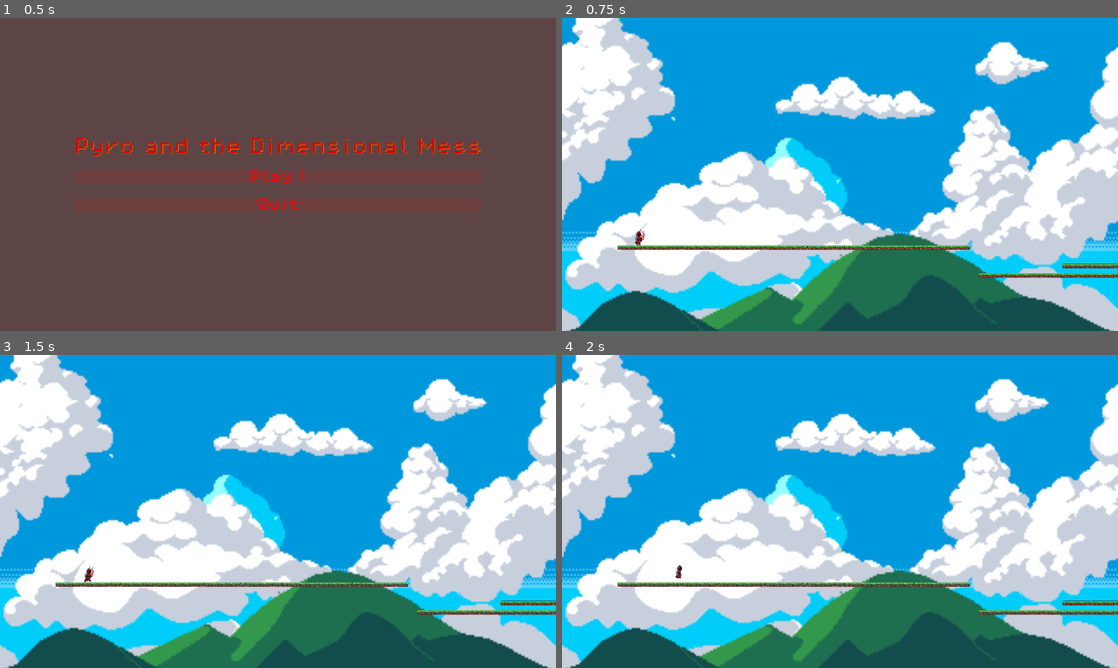
Above: before the commit, frames 1-4 (two rows, left to right).
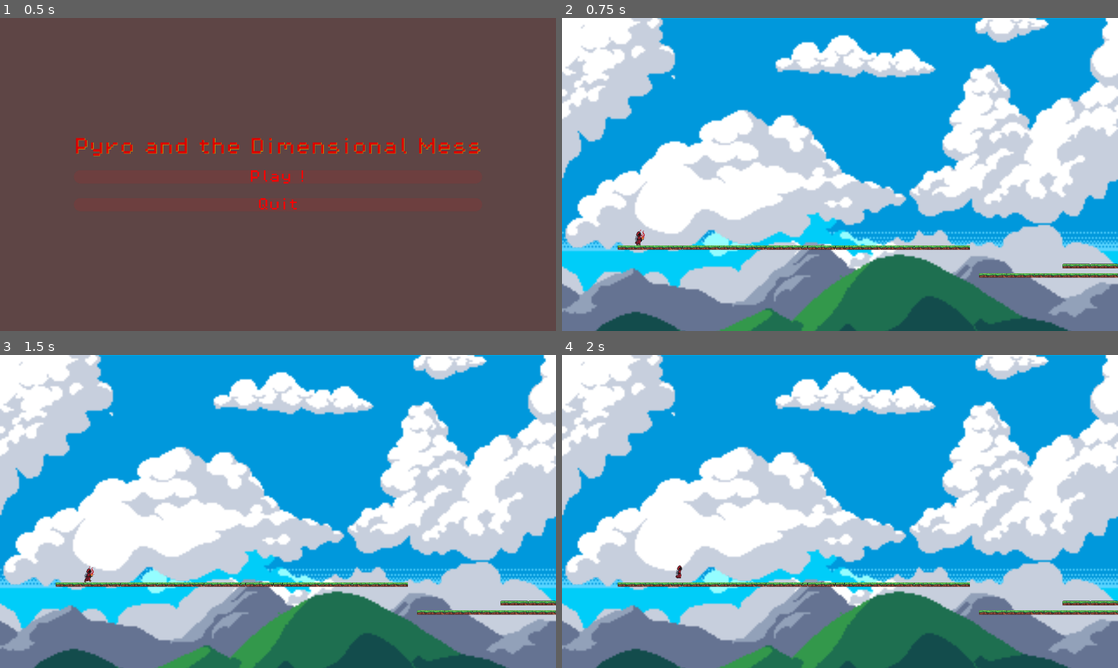
Above: after the commit, the same moments.

Repository: Ezveus/pyro_dimensional_mess
Game: Godot game, scene res://Scenes/Screens/StartScreen/start_screen.tscn
The game is run twice, just before and just after one commit, with the same random seed, the same clock (stepped at 60 frames per second) and the same inputs.
Inputs:
- Up to frame 1 (0.5 s): no input
- Up to frame 2 (0.75 s): click "Play !" at 0.5 s
- Up to frame 3 (1.5 s): hold Right (move_right) from 1.28 s (still down)
- Up to frame 4 (2 s): keep holding Right (move_right); tap Space (jump) at 1.52 s

Frame 1 is identical in both runs. In frame 2, 56% of the frame differs, in the area x 0-100%, y 0-100%; in frame 3, 56%; in frame 4, 56%.

Commit message:
level: Add mountains behind hills

Diff:
--- a/Scenes/Characters/Pyromancer/pyromancer.tscn
+++ b/Scenes/Characters/Pyromancer/pyromancer.tscn
@@ -261,7 +261,7 @@
 sprite_frames = SubResource("SpriteFrames_xqdlg")
 animation = &"jump"
 autoplay = "idle"
-frame_progress = 0.0992845
+frame_progress = 0.915667
 
 [node name="CollisionShape2D" type="CollisionShape2D" parent="."]
 position = Vector2(-1.5, 8.5)
--- a/Scenes/Levels/level_1/level_1.tscn
+++ b/Scenes/Levels/level_1/level_1.tscn
@@ -1,10 +1,11 @@
-[gd_scene load_steps=11 format=3 uid="uid://dtsndo44v6dwr"]
+[gd_scene load_steps=12 format=3 uid="uid://dtsndo44v6dwr"]
 
 [ext_resource type="Script" path="res://Scenes/Levels/level_1/level_1.gd" id="1_0ndgi"]
 [ext_resource type="Texture2D" uid="uid://c7wptd8jrl4h8" path="res://Assets/Tilesets/Tiles/Tileset Outside.png" id="2_o13yh"]
 [ext_resource type="Texture2D" uid="uid://cvwtkptlrmrv8" path="res://Assets/Tilesets/Backgrounds/Grass Mountains.png" id="3_2rx3h"]
 [ext_resource type="Texture2D" uid="uid://cjsu7cqjg6g11" path="res://Assets/Tilesets/Backgrounds/Sky.png" id="3_qihrf"]
 [ext_resource type="Texture2D" uid="uid://bfbw8n5yhbyk4" path="res://Assets/Tilesets/Backgrounds/Clouds.png" id="4_xfvhr"]
+[ext_resource type="Texture2D" uid="uid://rams1m06368s" path="res://Assets/Tilesets/Backgrounds/Rock Mountains.png" id="5_b41v0"]
 [ext_resource type="PackedScene" uid="uid://cb5xiuocagj3l" path="res://Scenes/Characters/Pyromancer/pyromancer.tscn" id="5_l7frl"]
 [ext_resource type="PackedScene" uid="uid://dbtvbf4j1l5a3" path="res://Scenes/Utils/Killzone/killzone.tscn" id="7_tao84"]
 
@@ -727,31 +728,41 @@
 
 [node name="ParallaxBackground" type="ParallaxBackground" parent="."]
 
-[node name="Back" type="ParallaxLayer" parent="ParallaxBackground"]
+[node name="Sky" type="ParallaxLayer" parent="ParallaxBackground"]
 texture_repeat = 2
 motion_scale = Vector2(0.2, 0.2)
 motion_mirroring = Vector2(1920, 2.08165e-12)
 
-[node name="Sprite2D" type="Sprite2D" parent="ParallaxBackground/Back"]
+[node name="Sprite2D" type="Sprite2D" parent="ParallaxBackground/Sky"]
 scale = Vector2(6, 6)
 texture = ExtResource("3_qihrf")
 centered = false
 
-[node name="Mid" type="ParallaxLayer" parent="ParallaxBackground"]
-motion_scale = Vector2(0.5, 0.5)
+[node name="Clouds" type="ParallaxLayer" parent="ParallaxBackground"]
+motion_scale = Vector2(0.7, 0.7)
 motion_mirroring = Vector2(1920, 0)
 
-[node name="Sprite2D" type="Sprite2D" parent="ParallaxBackground/Mid"]
+[node name="Sprite2D" type="Sprite2D" parent="ParallaxBackground/Clouds"]
 scale = Vector2(6, 6)
 texture = ExtResource("4_xfvhr")
 centered = false
 
-[node name="Front" type="ParallaxLayer" parent="ParallaxBackground"]
+[node name="Moutains" type="ParallaxLayer" parent="ParallaxBackground"]
 texture_repeat = 3
-motion_scale = Vector2(0.7, 0.7)
+motion_scale = Vector2(0.5, 0.5)
 motion_mirroring = Vector2(1920, 0)
 
-[node name="Sprite2D" type="Sprite2D" parent="ParallaxBackground/Front"]
+[node name="Sprite2D" type="Sprite2D" parent="ParallaxBackground/Moutains"]
+scale = Vector2(6, 6)
+texture = ExtResource("5_b41v0")
+centered = false
+
+[node name="Hills" type="ParallaxLayer" parent="ParallaxBackground"]
+texture_repeat = 3
+motion_scale = Vector2(0.6, 0.6)
+motion_mirroring = Vector2(1920, 0)
+
+[node name="Sprite2D" type="Sprite2D" parent="ParallaxBackground/Hills"]
 scale = Vector2(6, 6)
 texture = ExtResource("3_2rx3h")
 centered = false
